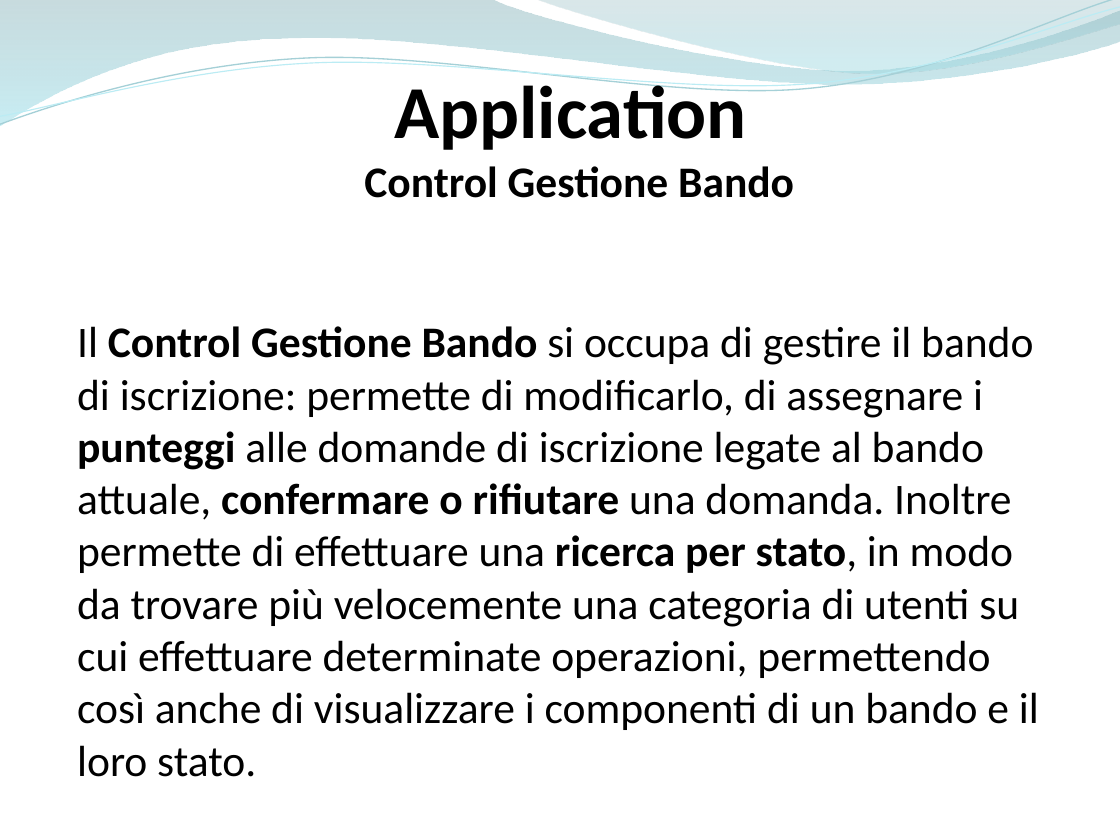
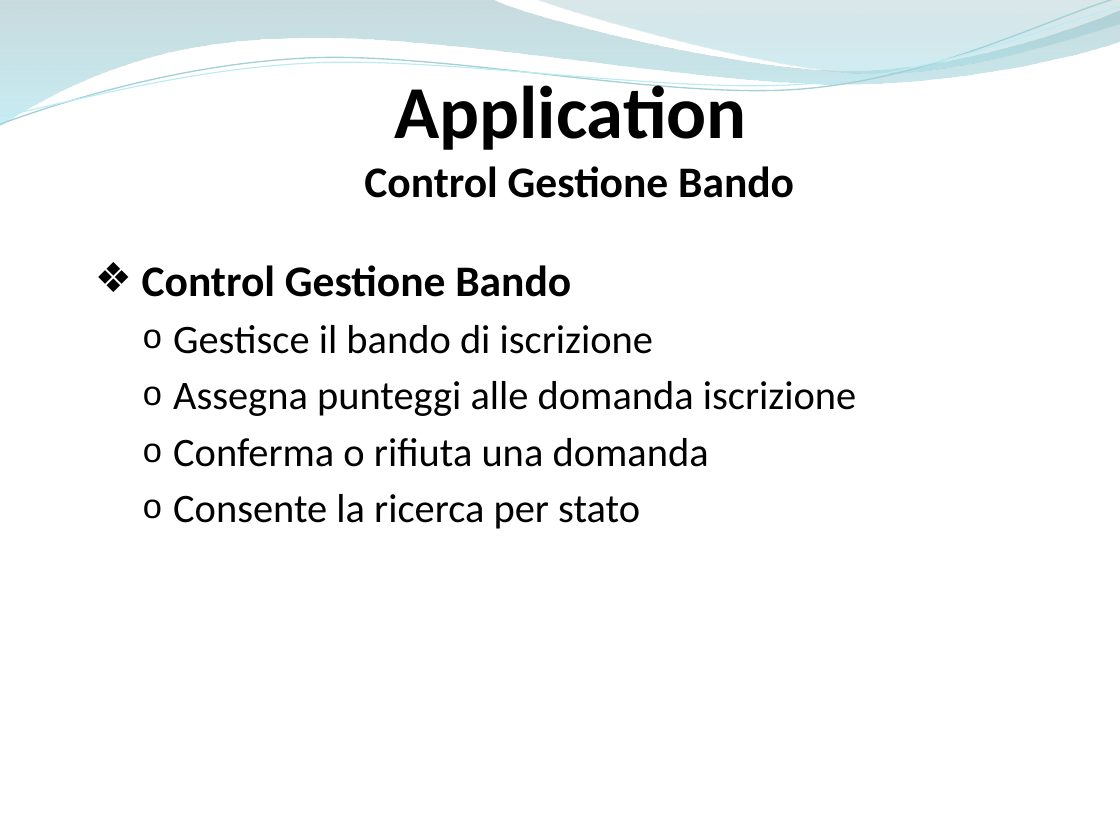
Before and after one commit to ammirate/at-silo, a slide deck: slide 81 of Presentazione/Atsilo1/[BOZZA] Atsilo_A_PresentazioneFinale copia.pptx (slide 82 before the commit). Drawn at 1120x840 pixels with LibreOffice and Linux fonts; fonts in the diff are those of the drawing. Boxes give left, top, right and bottom in pixels: in the first picture for what was removed or moved away, otherwise in the second. Text is boxed around its words. In the diff, an @@ line names an element or a change of style, - is before the commit and + after.

```diff
--- a/Presentazione/Atsilo1/[BOZZA] Atsilo_A_PresentazioneFinale copia.pptx
+++ b/Presentazione/Atsilo1/[BOZZA] Atsilo_A_PresentazioneFinale copia.pptx
@@ text at (x1=142, y1=265, x2=856, y2=529): text changed; size 28 to 26 pt @@
-Il Control Gestione Bando si occupa di gestire il bando di iscrizione: permette di modificarlo, di assegnare i punteggi alle domande di iscrizione legate al bando attuale, confermare o rifiutare una domanda. Inoltre permette di effettuare una ricerca per stato, in modo da trovare più velocemente una categoria di utenti su cui effettuare determinate operazioni, permettendo così anche di visualizzare i componenti di un bando e il loro stato.
+❖ Control Gestione Bando
+  o Gestisce il bando di iscrizione
+  o Assegna punteggi alle domanda iscrizione
+  o Conferma o rifiuta una domanda
+  o Consente la ricerca per stato
```
Also in this commit, not shown: 12 other slides changed, 1 slide added, 3 slides removed.
